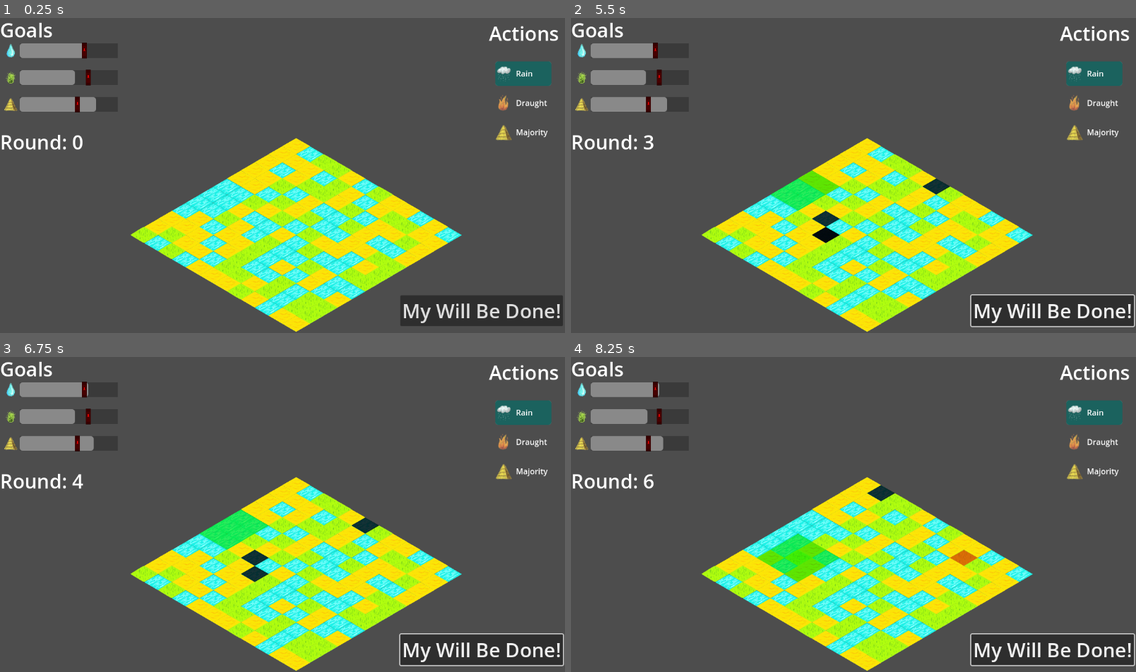
Above: before the commit, frames 1-4 (two rows, left to right).
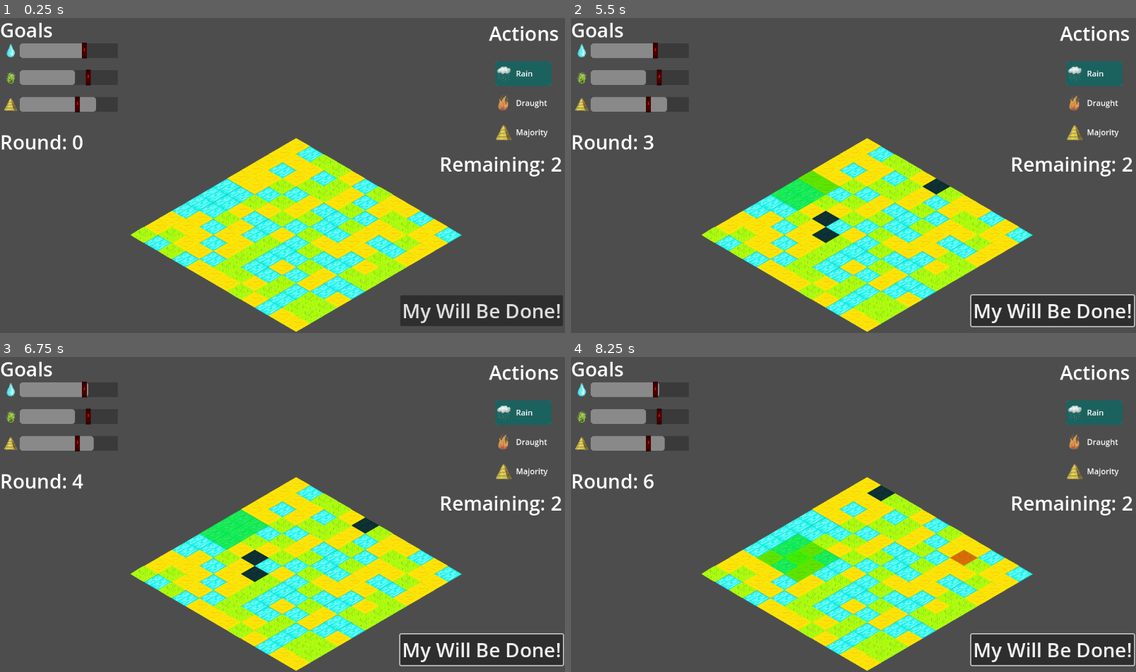
Above: after the commit, the same moments.

Repository: matouseek/game_jam_24
Game: Godot game, scene res://scenes/game.tscn
Same seed, same stepped clock (60 frames per second), same inputs: the game is played once before the commit and once after it. The engine's default icon, where the game draws it, is replaced by a stand-in: a white triangle on a blue panel in a dark square.
Inputs (mouse positions are in pixels of both pictures, inside the frame that each line leads up to):
- Up to frame 1 (0.25 s): no input
- Up to frame 2 (5.5 s): click "My Will Be Done!" at 0.5 s; click "My Will Be Done!" at 1.25 s; click "My Will Be Done!" at 2 s; move the mouse to (977, 159) at 2.77 s; press the mouse at (977, 159) at 2.78 s; tap U (undo, bound only after the commit) at 3.05, 3.6, 4.55, 5.1 s; move the mouse to (740, 191) at 3.52 s; release the mouse at (740, 191) at 3.53 s; click (740, 191) at 3.8 s; move the mouse to (910, 106) at 4.27 s; press the mouse at (910, 106) at 4.28 s; tap Enter at 5 s; move the mouse to (825, 238) at 5.02 s; release the mouse at (825, 238) at 5.03 s; click (825, 238) at 5.3 s
- Up to frame 3 (6.75 s): tap Space at 5.75 s; move the mouse to (452, 561) at 5.77 s; press the mouse at (452, 561) at 5.78 s; tap U (undo, bound only after the commit) at 6.05, 6.6 s; tap Enter at 6.5 s; move the mouse to (113, 467) at 6.52 s; release the mouse at (113, 467) at 6.53 s
- Up to frame 4 (8.25 s): click (684, 467) at 6.8 s; move the mouse to (881, 514) at 7.27 s; press the mouse at (881, 514) at 7.28 s; tap U (undo, bound only after the commit) at 7.55, 8.1 s; move the mouse to (768, 432) at 8.02 s; release the mouse at (768, 432) at 8.03 s

The runs differ from the first frame. In frame 1, 0.4% of the frame differs, in the area x 78-100%, y 44-51%; in frame 2, 0.6%; in frame 3, 0.4%; in frame 4, 0.6%, in the area x 12-100%, y 16-52%.

Commit message:
Add action limit and undo

Diff:
--- a/project.godot
+++ b/project.godot
@@ -33,6 +33,11 @@
 "events": [Object(InputEventMouseButton,"resource_local_to_scene":false,"resource_name":"","device":-1,"window_id":0,"a …(258 unchanged characters)…
 ]
 }
+undo={
+"deadzone": 0.5,
+"events": [Object(InputEventKey,"resource_local_to_scene":false,"resource_name":"","device":-1,"window_id":0,"alt_pressed":false,"shift_pressed":false,"ctrl_pressed":false,"meta_pressed":false,"pressed":false,"keycode":0,"physical_keycode":85,"key_label":0,"unicode":117,"location":0,"echo":false,"script":null)
+]
+}
 
 [rendering]
 
--- a/scenes/hud.tscn
+++ b/scenes/hud.tscn
@@ -153,5 +153,13 @@
 theme_override_font_sizes/font_size = 40
 text = "Round: 0"
 
+[node name="RemainingActionsLabel" type="Label" parent="."]
+offset_left = 896.0
+offset_top = 275.0
+offset_right = 1146.0
+offset_bottom = 330.0
+theme_override_font_sizes/font_size = 40
+text = "Remaining: 0"
+
 [connection signal="item_clicked" from="ItemList" to="." method="_on_item_list_item_clicked"]
 [connection signal="pressed" from="WillBeDone" to="." method="_on_will_be_done_pressed"]
--- a/scripts/environment.gd
+++ b/scripts/environment.gd
@@ -14,7 +14,6 @@
 var terrain: Array = []
 
 func _ready() -> void:
-
 	for i in range(ENV_SIZE):
 		var row: Array = []
 		for j in range(ENV_SIZE):
@@ -25,15 +24,20 @@
 	calc_distribution()
 
 func _input(event):
+	if not PS.is_player_turn: return
 	if event is InputEventMouse:
 		var pos = $TileMapLayer.local_to_map(get_local_mouse_position())
 		if (is_valid_map_pos(pos)):
-			if event.is_action_pressed("mouse_click"):
+			if event.is_action_pressed("mouse_click") and PS.remaining_actions != 0:
+				PS.remaining_actions -= 1
+				PS.update_player_action_amount(PS.remaining_actions)
 				confirm_tile_selection()
 				render_all_effects()
 			handle_highlights(pos)
 		else: # if player points out of map region
 			clear_all_highlights()
+	elif Input.is_action_just_pressed("undo"):
+		reset_last_used_effect()
 
 
 func calc_distribution():
@@ -112,3 +116,10 @@
 	var pos_x : int = randi_range(0,ENV_SIZE-1)
 	var pos_y : int = randi_range(0,ENV_SIZE-1)
 	return Vector2i(pos_x,pos_y)
+
+func reset_last_used_effect() -> void:
+	if used_effects.is_empty(): return
+	used_effects.remove_at(used_effects.size() - 1)
+	PS.remaining_actions += 1
+	PS.update_player_action_amount(PS.remaining_actions)
+	render_all_effects()
--- a/scripts/game_manager.gd
+++ b/scripts/game_manager.gd
@@ -36,6 +36,9 @@
 	add_fuck_ups()
 	env.set_map()
 	# now wait for player to make selection and then press will be done
+
+	PS.reset_player_actions_amount()
+	PS.is_player_turn = true
 
 func update_round_count() -> void:
 	round_num += 1
--- a/scripts/hud.gd
+++ b/scripts/hud.gd
@@ -17,8 +17,8 @@
 
 
 func _ready() -> void:
-	#update_hud()
 	$ItemList.select(0)
+	HUD.update_remaining_actions()
 
 func set_goal(type: G.TileTypes, value:float):
 	var sprite = goals_nodes[type]
@@ -38,3 +38,6 @@
 
 func update_round_label(val : int) -> void:
 	$RoundLabel.text = "Round: " + str(val)
+
+func update_remaining_actions() -> void:
+	$RemainingActionsLabel.text = "Remaining: " + str(PS.remaining_actions)
--- a/scripts/player_state.gd
+++ b/scripts/player_state.gd
@@ -6,11 +6,21 @@
 	MAJORITY
 }
 
+const MAX_ACTIONS_PER_TURN: int = 2
+
 var is_player_turn: bool = true
 var selected_effect: PlayerEffects = PlayerEffects.RAIN
+var remaining_actions: int = MAX_ACTIONS_PER_TURN
 
 func update_state(new_effect: PlayerEffects):
 	selected_effect = new_effect
 
 func get_rand_effect_type() -> PlayerEffects:
 	return randi_range(0,len(PlayerEffects)-1)
+
+func update_player_action_amount(val: int) -> void:
+	remaining_actions = val
+	HUD.update_remaining_actions()
+
+func reset_player_actions_amount() -> void:
+	update_player_action_amount(MAX_ACTIONS_PER_TURN)
Not shown: 1 places in scenes/hud.tscn that only renumber resources
